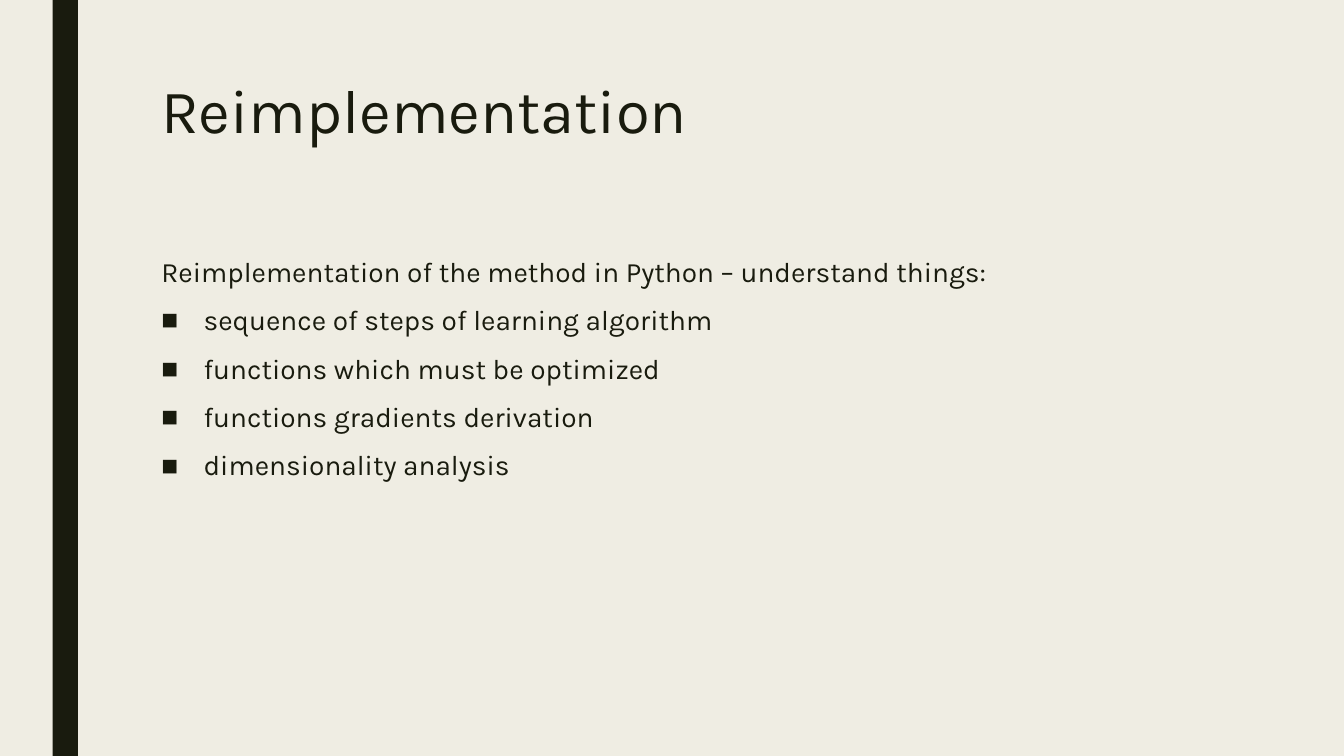
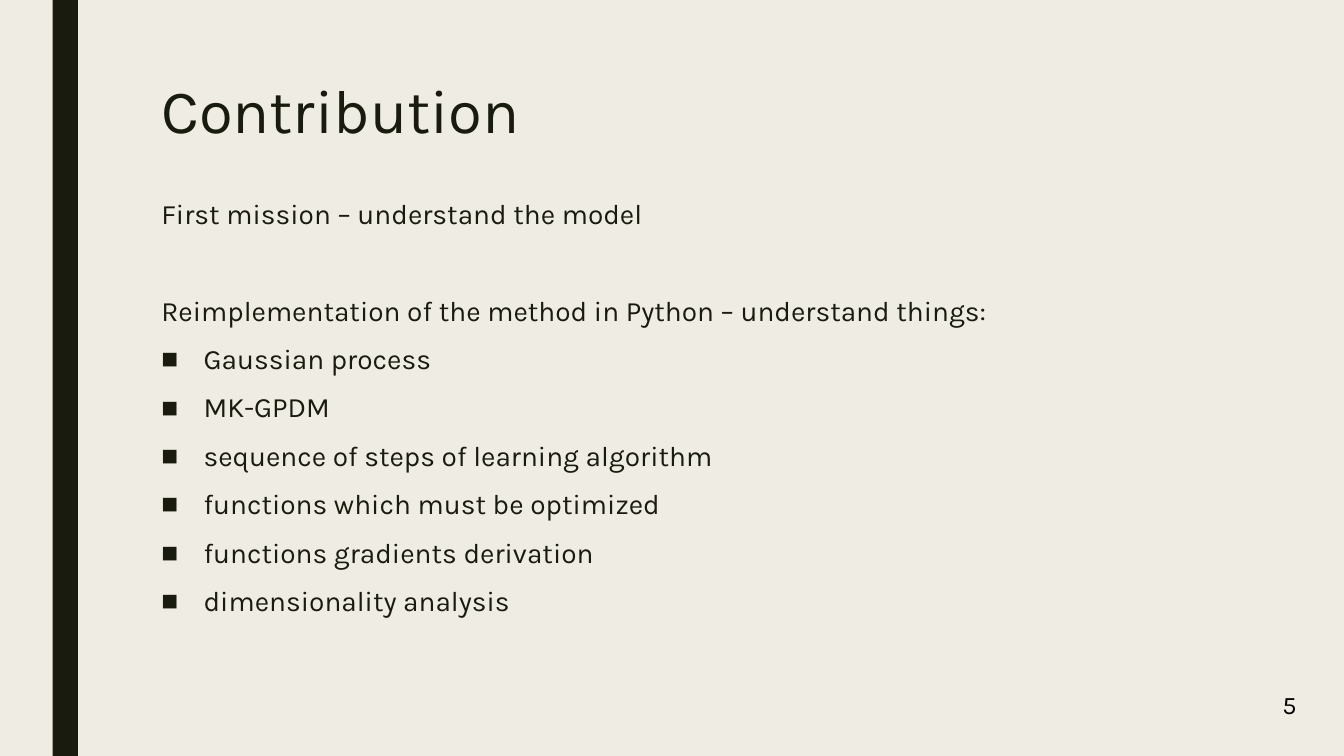
Before and after one commit to koptelovmax/gaussianprocess, a slide deck: slide 26 of presentation.pptx (slide 46 before the commit). Drawn at 1344x756 pixels with LibreOffice and Linux fonts; fonts in the diff are those of the drawing. Boxes give left, top, right and bottom in pixels: in the first picture for what was removed or moved away, otherwise in the second. Text is boxed around its words. In the diff, an @@ line names an element or a change of style, - is before the commit and + after.

```diff
--- a/presentation.pptx
+++ b/presentation.pptx
@@ title at box(161, 90, 519, 134): text changed @@
-Reimplementation
+Contribution
@@ text "First mission – understand the ...": place and size @@
-text "First mission – understand the ..." at box(161, 262, 986, 482)
+text "First mission – understand the ..." at box(161, 204, 986, 618)
@@ text at box(161, 204, 642, 225): paragraph added @@
+First mission – understand the model
@@ text at box(204, 349, 431, 418): paragraphs added @@
+■ Gaussian process
+■ MK-GPDM
@@ text added at box(1282, 698, 1296, 715), 18 pt, text #000000 @@
+5
```
Also in this commit, not shown: 35 other slides changed, 3 slides added, 9 slides removed, 3 other files.
